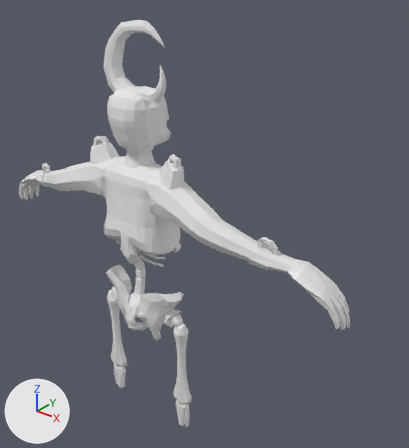
Before and after pictures for a commit that changed the Blender file salemstalker/Assets/3D/buildings/kyronphase2.blend.
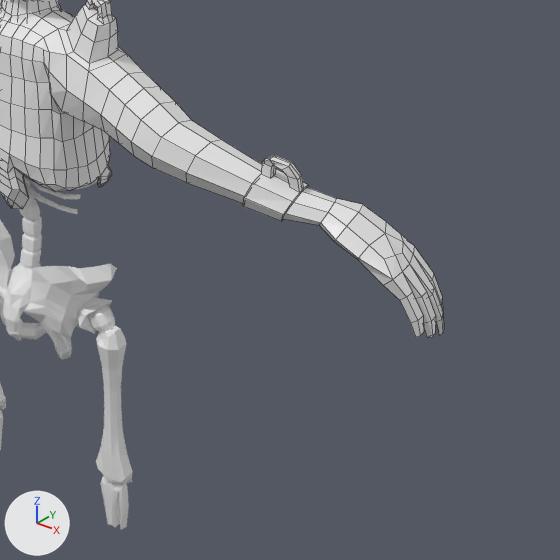
Old and new are each drawn whole from a 50 mm camera at (8.29, -7.1, 12.73) aimed at (0.16, 3.06, 6.43) and again close up on the part from 30% to 100% of the width and 35% to 99% of the height. Lighting does not change. The marker at lower left points along +X, +Y and +Z. The first two pictures are the older version. The close-ups show mesh edges as thin lines.

The scene before the commit, as lines of its bpy script (objects in view):
```python
me_cube_001 = bpy.data.meshes.new('Cube.001')
me_cube_001.from_pydata(...)  # 162 vertices, 158 faces; spans x -2.1..2.1, y -2.2..2.2, z -8.0..12.7
# faces by material slot: [70, 36, 32, 20]
me_cube_001.materials.append(mat_hilt)  # white #e7e7e7
me_cube_001.materials.append(mat_blade)  # white #e7e7e7
me_cube_001.materials.append(mat_handle)  # white #e7e7e7
me_cube_001.materials.append(mat_bottomthing)  # white #e7e7e7
me_cube_004 = bpy.data.meshes.new('Cube.004')
me_cube_004.from_pydata(...)  # 1792 vertices, 1689 faces, 48 loose edges; spans x -8.7..8.7, y -1.6..5.6, z -21.3..15.9
me_cube_004.materials.append(mat_bone)  # its picture is missing
me_cube_011 = bpy.data.meshes.new('Cube.011')
me_cube_011.from_pydata(...)  # 509 vertices, 516 faces; spans x -1.96..1.63, y -1.53..1.47, z -2.68..4.42
# faces by material slot: [348, 62, 68, 38]
me_cube_011.materials.append(mat_goo)  # its picture is missing
me_cube_011.materials.append(mat_bone)  # its picture is missing
me_cube_011.materials.append(mat_teeth)  # white #e7e7e7
me_cube_011.materials.append(mat_mouth)  # white #e7e7e7
ob_cube = bpy.data.objects.new('Cube', me_cube_001)
ob_cube.location = (1.45, 3.66, 8.32)
ob_cube.rotation_euler = (0.0, 0.0, -1.593)  # degrees (0, 0, -91)
ob_cube.scale = (0.321, 0.0991, 0.321)
ob_cube.hide_set(True)
ob_cube_010 = bpy.data.objects.new('Cube.010', me_cube_004)
ob_cube_010.location = (0.0, 0.64, 5.16)
ob_cube_010.scale = (0.157, 0.157, 0.157)
ob_cube_012 = bpy.data.objects.new('Cube.012', me_cube_011)
ob_cube_012.location = (0.0, 1.15, 9.48)
ob_cube_012.scale = (0.457, 0.457, 0.457)
# also in view: 'Cube.013' at (0.0, 1.04, 7.64)
```
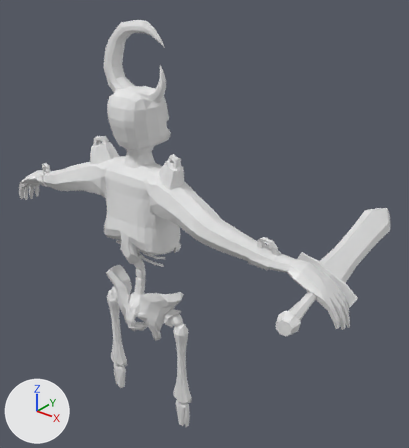
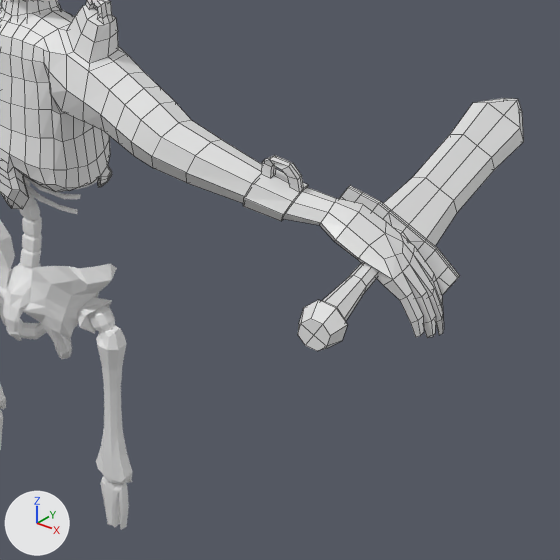
Location of each change, (x1, y1, x2, y2) in pixels of the close-ups (560 x 560 px; the box of a moved part takes in the faces that stretch with it):
'Cube', shown
    after: (298, 98, 524, 351)
part 1 of me_cube_001, moved or reshaped (not visible before)
    after: (298, 228, 409, 351)

What the commit changed:
me_cube_001 is used by ob_cube; location (1.45, 3.66, 8.32); rotation (0.0, 0.0, -1.593), in degrees (0, 0, -91); scale (0.321, 0.0991, 0.321).
me_cube_001 had 162 vertices, 158 faces and spanned x -2.1..2.1, y -2.2..2.2, z -8.0..12.7.
me_cube_001 now has 162 vertices, 158 faces and spans x -2.1..2.1, y -2.2..2.2, z -8.5..12.7.
me_cube_001 part 1: 47 of 162 vertices moved; they spanned x -0.7..0.7, y -2.2..2.2, z -8.0..-3.1 and now span x -0.6..0.7, y -2.2..2.2, z -8.5..-3.1; mean shift (0.0, 0.0, -0.3); largest move (-0.5, 1.6, -7.4) -> (-0.5, 1.6, -7.9).
Object 'Cube' (ob_cube) moves from (1.45, 3.66, 8.32) to (4.13, 2.41, 6.91).
Object 'Cube' (ob_cube) turns from (0, 0, -91) to (-94, 28, 5.8) degrees about x, y and z.
Object 'Cube' (ob_cube) is now shown.
